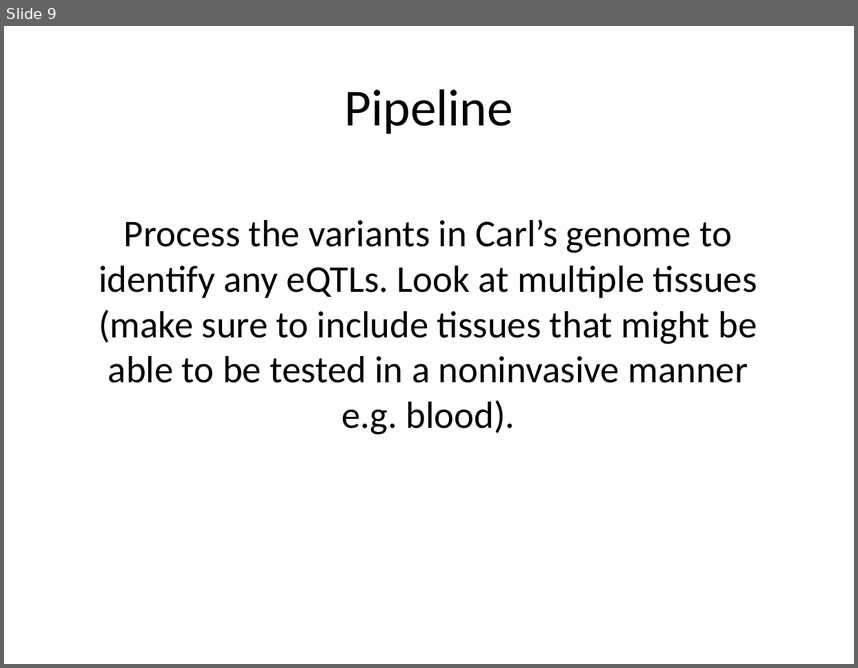
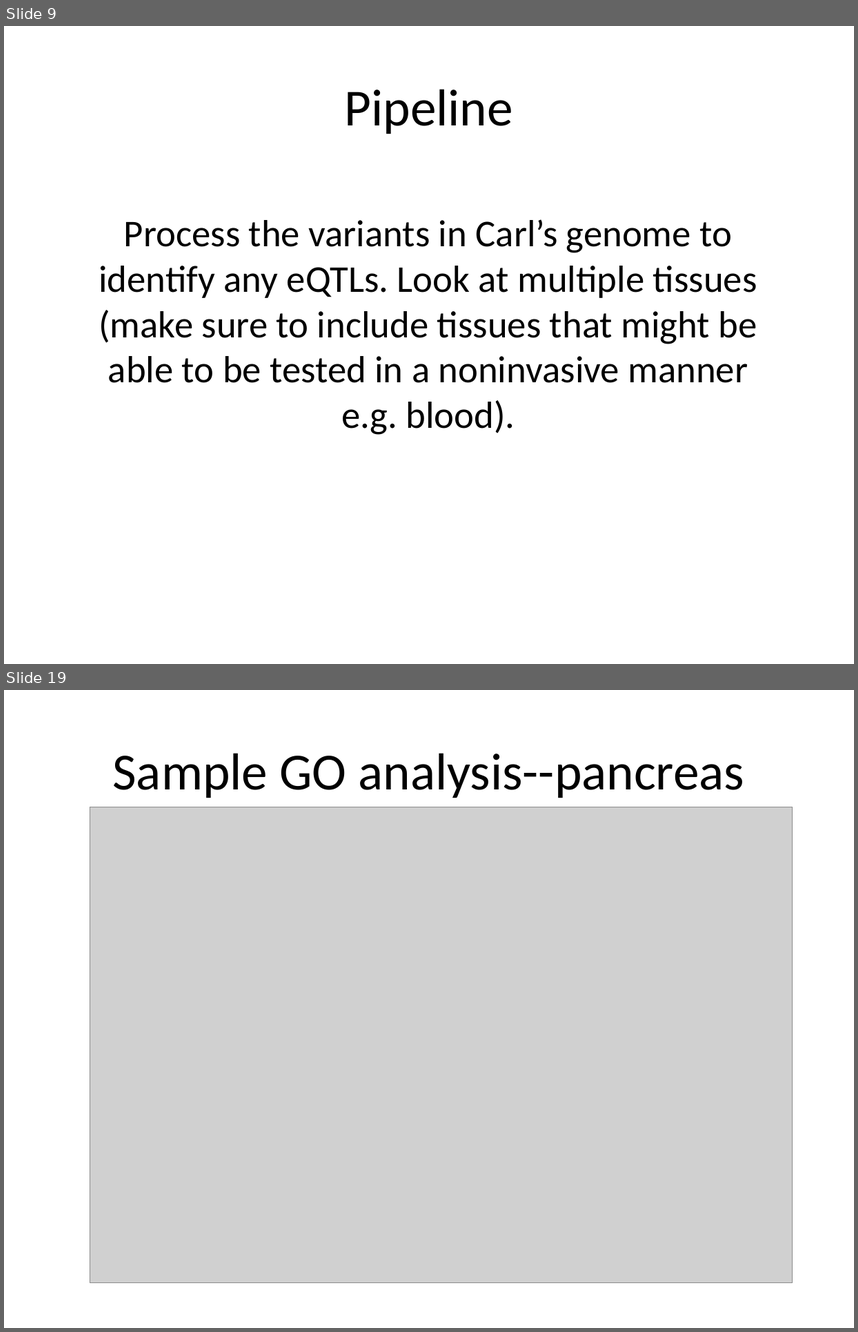
Before and after one commit to CBB752Spring2017/final-project-1-2-team-1-2, a slide deck: Presentation - 1.2.pptx. Shown one above the other, each under a label of ours: slide 9 before the commit, slides 9 and 19 after it; the slides between them are not shown. The pictures are 858x668 and 858x1332 pixels, drawn with LibreOffice and Linux fonts; fonts in the diff are those of the drawing; grey boxes stand for pictures. Boxes give left, top, right and bottom in pixels: in the first picture for what was removed or moved away, otherwise in the second. Text is boxed around its words. In the diff, an @@ line names an element or a change of style, - is before the commit and + after.

```diff
--- a/Presentation - 1.2.pptx
+++ b/Presentation - 1.2.pptx
@@ slide 19 added at box(4, 690, 854, 1328), background #FFFFFF @@
@@ title added at box(112, 753, 745, 798), 44 pt, text #000000 @@
+Sample GO analysis--pancreas
@@ picture added at box(90, 807, 792, 1283) @@
```
Also in this commit, not shown: 16 other slides added.
